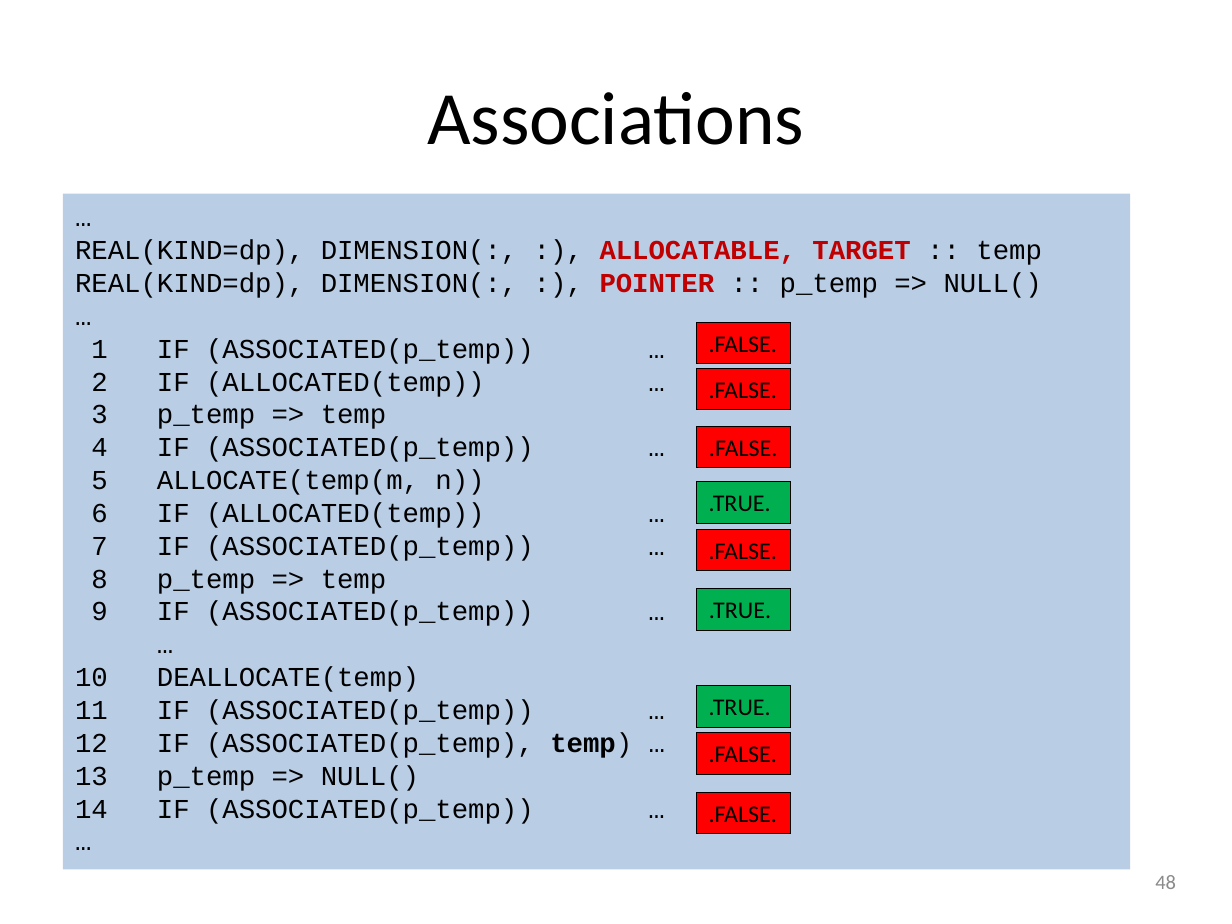
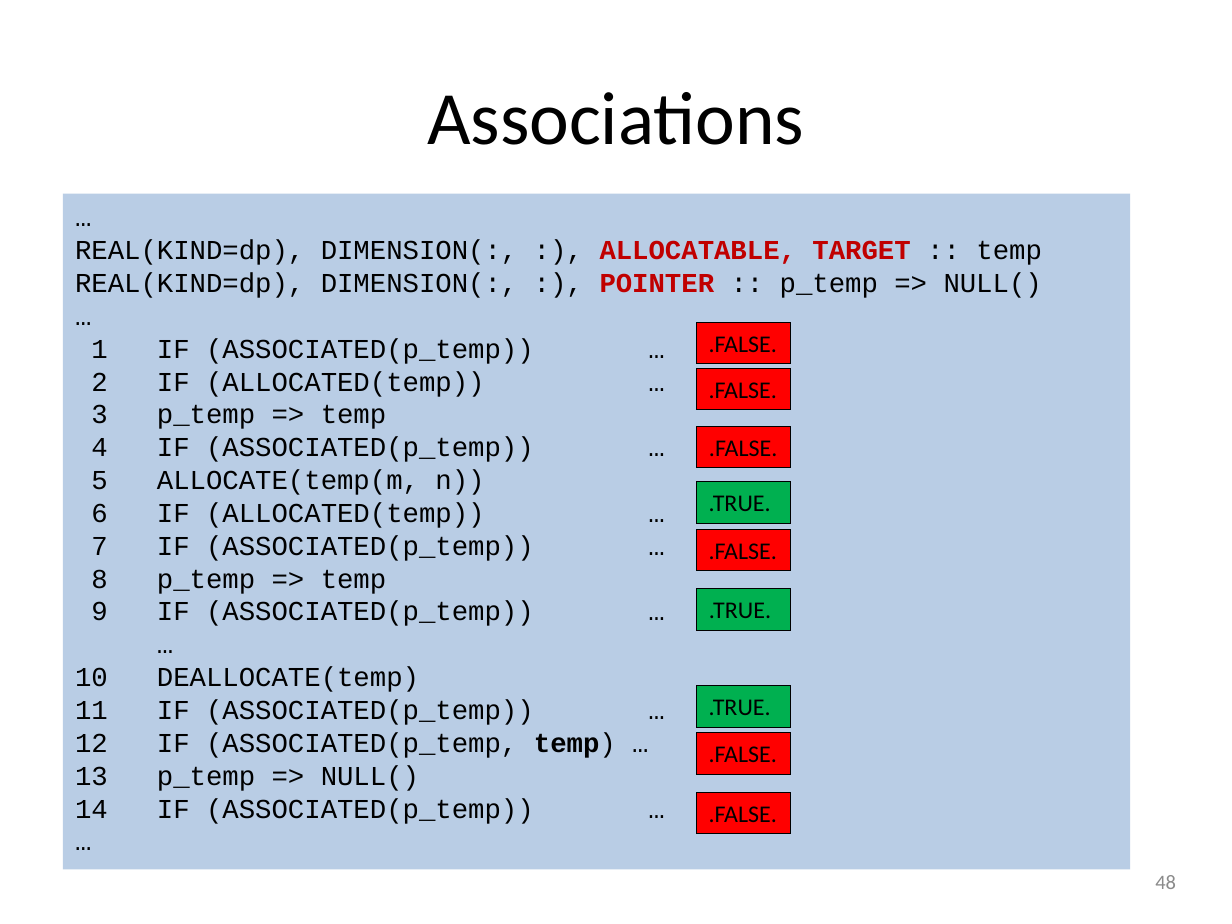
Before and after one commit to gjbex/training-material, a slide deck: slide 48 of Fortran/modern_fortran.pptx. Drawn at 1232x924 pixels with LibreOffice and Linux fonts; fonts in the diff are those of the drawing. Boxes give left, top, right and bottom in pixels: in the first picture for what was removed or moved away, otherwise in the second. Text is boxed around its words. In the diff, an @@ line names an element or a change of style, - is before the commit and + after.

Commit message:
Fix typos

```diff
--- a/Fortran/modern_fortran.pptx
+++ b/Fortran/modern_fortran.pptx
@@ text in rectangle at [75, 733, 616, 758]: text changed @@
-12 IF (ASSOCIATED(p_temp), temp) …
+12 IF (ASSOCIATED(p_temp, temp) …
```
Also in this commit, not shown: 3 other slides changed.
